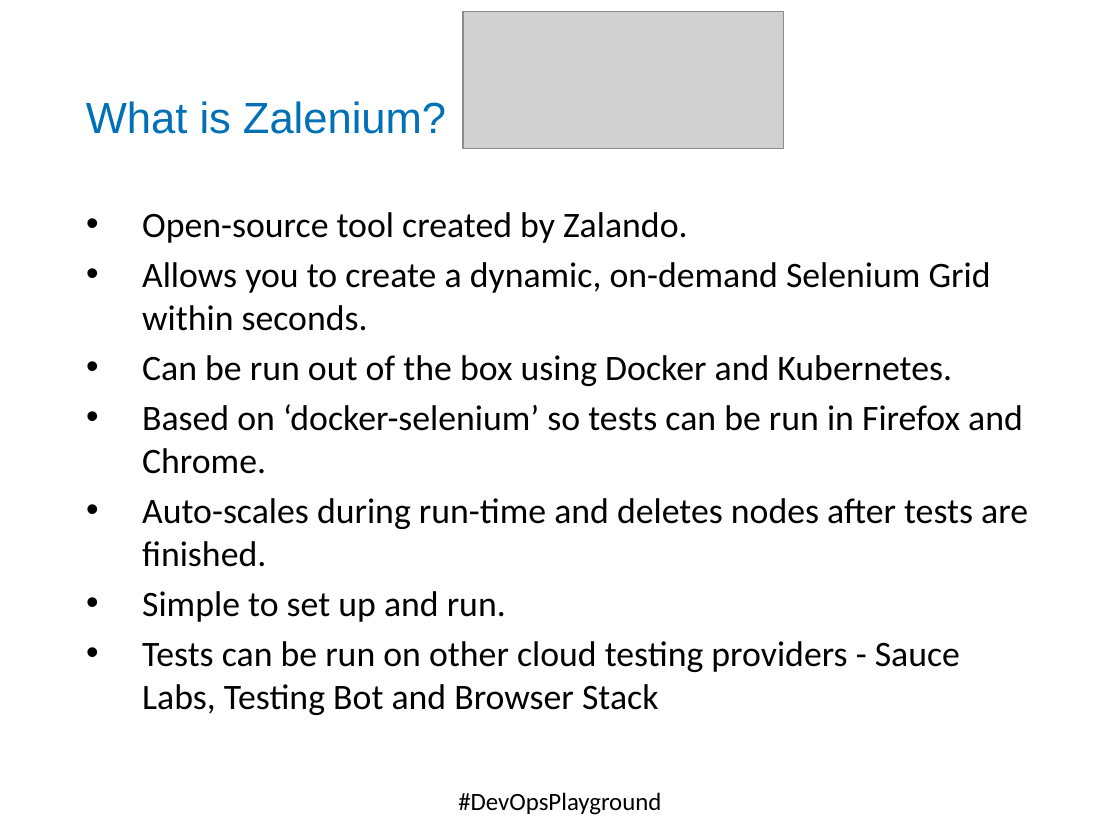
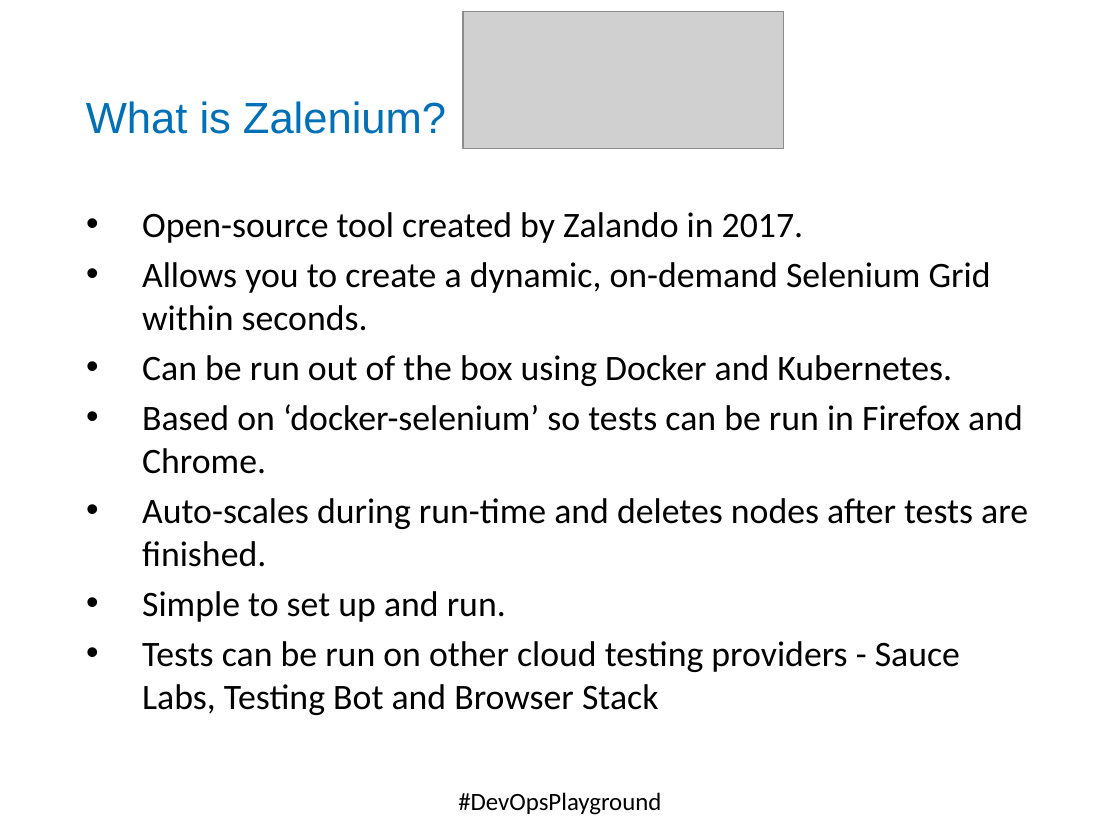
Before and after one commit to DevOpsPlayground/Hands-on-with-Selenium-Auto-Scaling-using-Docker-and-Zalenium, a slide deck: slide 6 of ECS_Digital_Template.pptx. Drawn at 1120x840 pixels with LibreOffice and Linux fonts; fonts in the diff are those of the drawing; grey boxes stand for pictures; background and template pictures are left out. Boxes give left, top, right and bottom in pixels: in the first picture for what was removed or moved away, otherwise in the second. Text is boxed around its words. In the diff, an @@ line names an element or a change of style, - is before the commit and + after.

```diff
--- a/ECS_Digital_Template.pptx
+++ b/ECS_Digital_Template.pptx
@@ text at bbox=[142, 212, 804, 243]: text changed @@
-• Open-source tool created by Zalando.
+• Open-source tool created by Zalando in 2017.
```
Also in this commit, not shown: 2 other slides changed, 1 other file.
